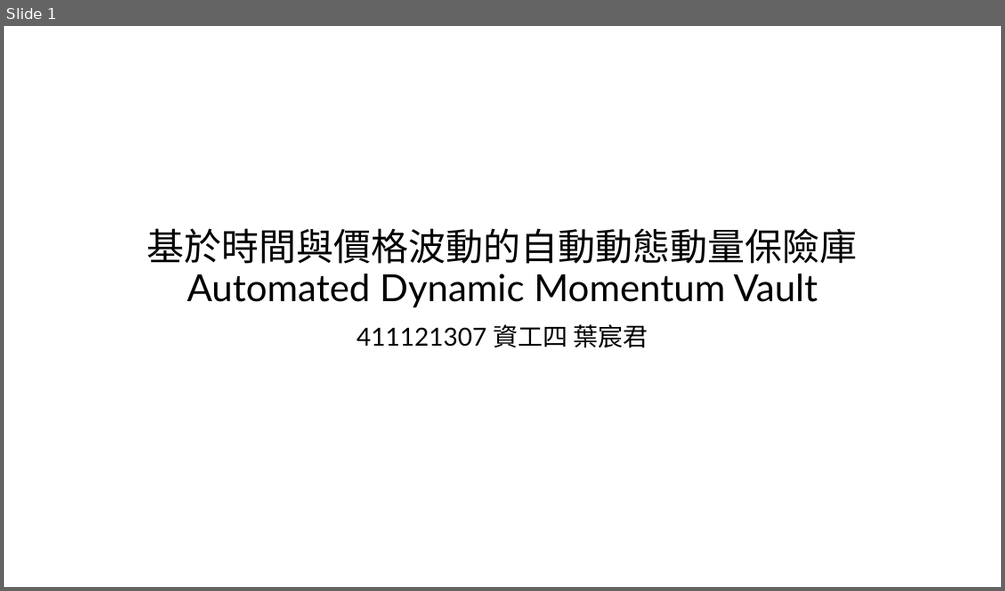
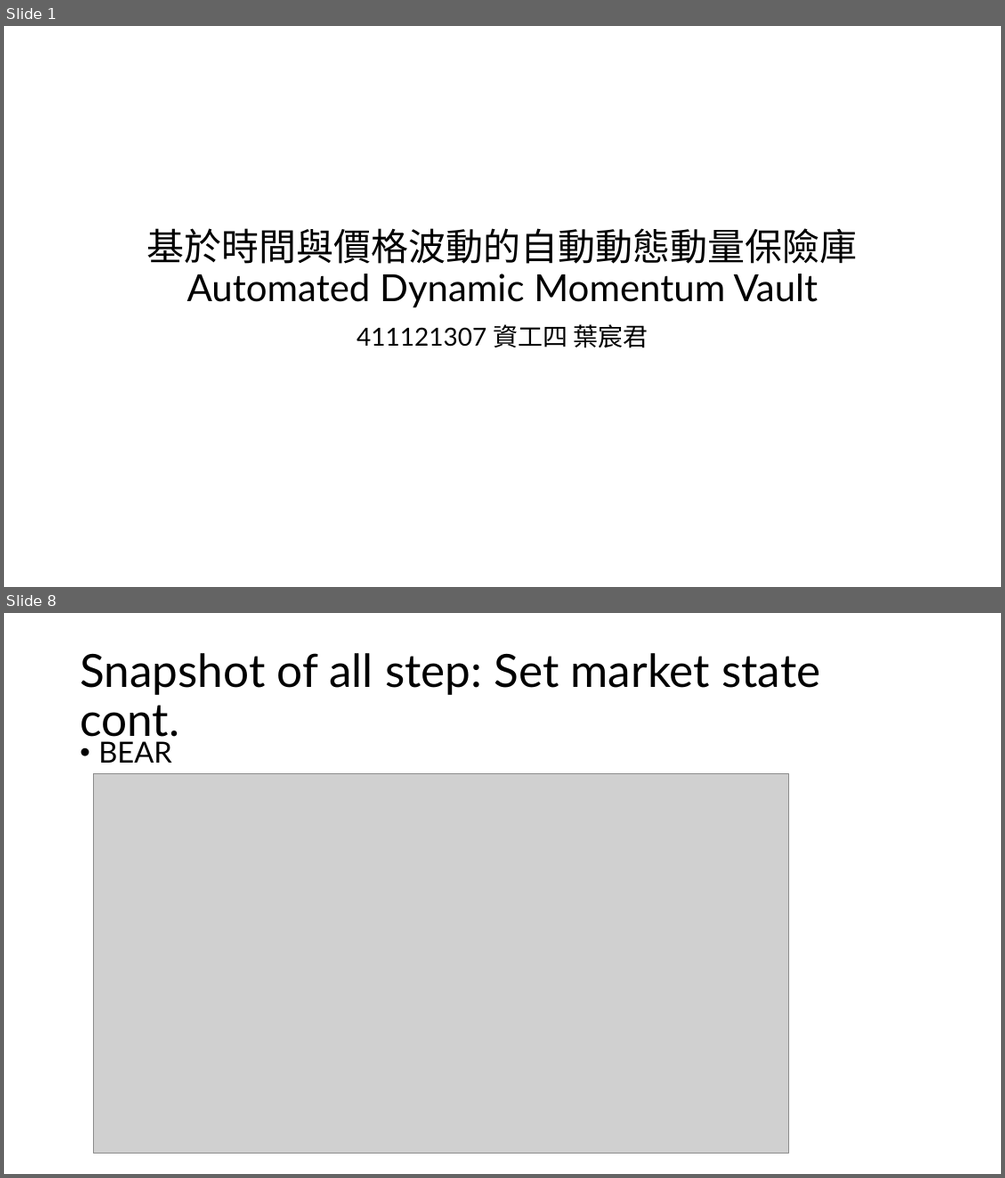
Before and after one commit to imlone1y/Automated-Dynamic-Momentum-Vault, a slide deck: 411121307_report.pptx. Shown one above the other, each under a label of ours: slide 1 before the commit, slides 1 and 8 after it; the slides between them are not shown. The pictures are 1005x591 and 1005x1178 pixels, drawn with LibreOffice and Linux fonts; fonts in the diff are those of the drawing; grey boxes stand for pictures. Boxes give left, top, right and bottom in pixels: in the first picture for what was removed or moved away, otherwise in the second. Text is boxed around its words. In the diff, an @@ line names an element or a change of style, - is before the commit and + after.

```diff
--- a/411121307_report.pptx
+++ b/411121307_report.pptx
@@ slide 8 added at (4, 613, 1001, 1174), background #FFFFFF @@
@@ title added at (80, 653, 820, 745), 44 pt, text #000000 @@
+Snapshot of all step: Set market state cont.
@@ text added at (98, 741, 171, 763), 28 pt, text #000000 @@
+• BEAR
@@ picture added at (94, 774, 788, 1153) @@
```
Also in this commit, not shown: 1 slide changed, 14 other slides added, 16 other files.
